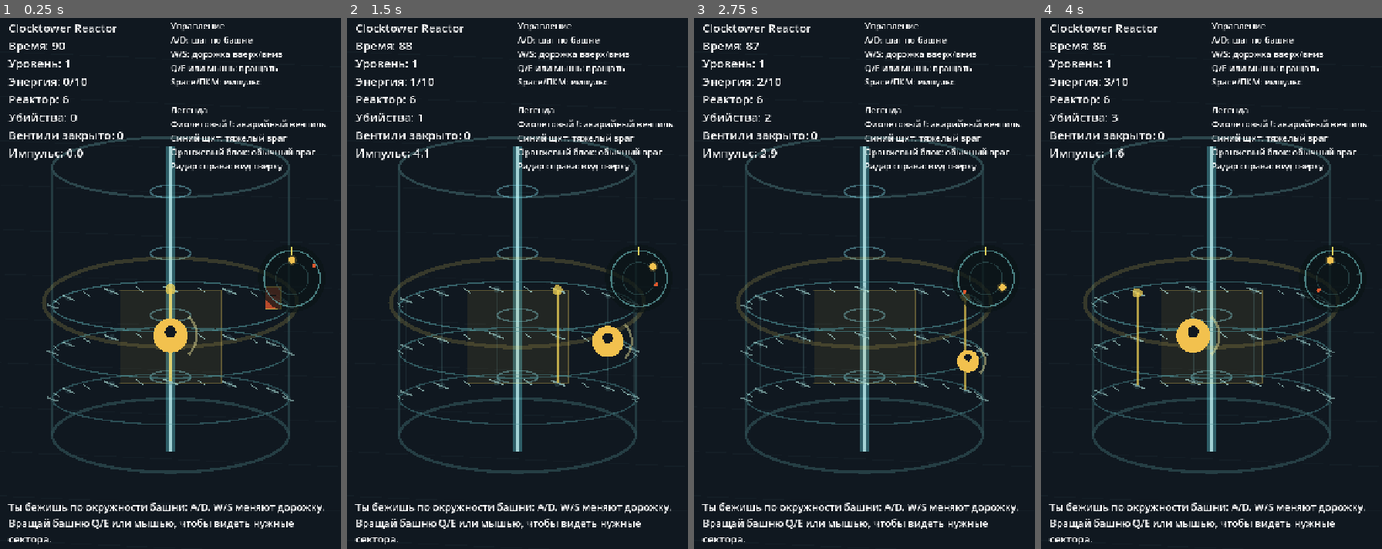
Above: before the commit, frames 1-4 (left to right).
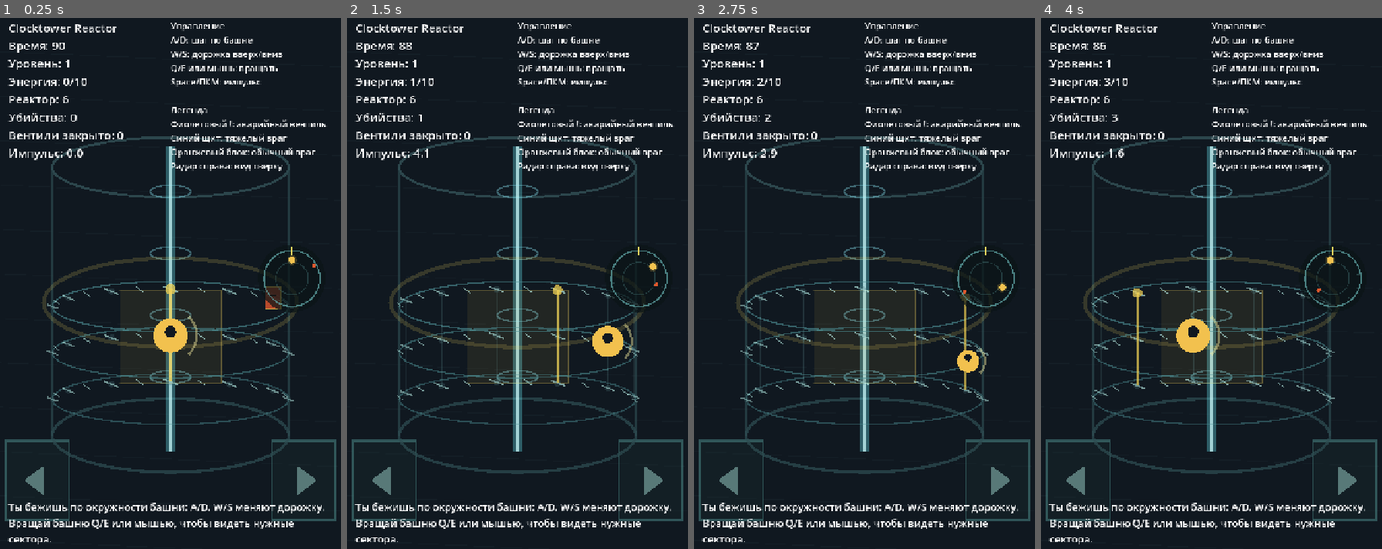
Above: after the commit, the same moments.

Repository: GeorgeYahontov/clocktower-reactor
Game: Godot game, scene res://scenes/Main.tscn
The game is run twice, just before and just after one commit, with the same random seed, the same clock (stepped at 60 frames per second) and the same inputs.
Inputs (mouse positions are in pixels of both pictures, inside the frame that each line leads up to):
- Up to frame 1 (0.25 s): no input
- Up to frame 2 (1.5 s): tap Enter at 0.5 s; move the mouse to (592, 288) at 0.52 s; hold D (move_right) 0.53-1.25 s; tap Space (pulse) at 0.6 s; click (592, 288) at 0.67 s; drag from (449, 347) to (500, 442) at 1.27 s
- Up to frame 3 (2.75 s): move the mouse to (898, 182) at 2.02 s; hold D (move_right) from 2.03 s (still down); tap Space (pulse) at 2.1 s
- Up to frame 4 (4 s): release D (move_right) at 2.75 s; drag from (1194, 442) to (1105, 225) at 2.77 s; move the mouse to (1317, 410) at 3.52 s; hold A (move_left) from 3.53 s (still down); tap Space (pulse) at 3.6 s

The runs differ from the first frame. In frame 1, 1.0% of the frame differs, in the area x 1-99%, y 79-95%; in frame 2, 1.0%; in frame 3, 1.0%; in frame 4, 1.0%.

Commit message:
Add gameplay event feedback

Diff:
--- a/scripts/presentation/TowerRenderer.gd
+++ b/scripts/presentation/TowerRenderer.gd
@@ -14,6 +14,7 @@
 		return
 
 	_draw_background()
+	_draw_touch_zones()
 	_draw_reactor_status_glow()
 	_draw_tower_shell()
 	_draw_front_work_zone()
@@ -25,12 +26,35 @@
 	_draw_vents()
 	_draw_energy_pulses()
 	_draw_pulse_effects()
+	_draw_event_flashes()
 	_draw_shot_traces()
 	_draw_enemies()
 	_draw_player()
 	_draw_radar()
 	_draw_result_overlay()
 
+func _draw_touch_zones() -> void:
+	var viewport_size: Vector2 = get_viewport_rect().size
+	var zone_top := viewport_size.y * 0.70
+	var zone_height := 164.0
+	var left_rect := Rect2(Vector2(18.0, zone_top), Vector2(132.0, zone_height))
+	var right_rect := Rect2(Vector2(viewport_size.x - 150.0, zone_top), Vector2(132.0, zone_height))
+	_draw_touch_zone(left_rect, -1)
+	_draw_touch_zone(right_rect, 1)
+
+func _draw_touch_zone(rect: Rect2, direction: int) -> void:
+	var fill := Color(0.10, 0.18, 0.19, 0.32)
+	var border := Color(0.42, 0.78, 0.76, 0.34)
+	draw_rect(rect, fill, true)
+	draw_rect(rect, border, false, 3.0)
+	var center := rect.get_center()
+	var arrow_width := 28.0 * float(direction)
+	var points := PackedVector2Array([
+		center + Vector2(arrow_width, 0.0),
+		center + Vector2(-arrow_width * 0.45, -30.0),
+		center + Vector2(-arrow_width * 0.45, 30.0)
+	])
+	draw_colored_polygon(points, Color(0.72, 0.96, 0.92, 0.42))
 func _draw_background() -> void:
 	draw_rect(Rect2(Vector2.ZERO, get_viewport_rect().size), Color("#101820"))
 	for i in 12:
@@ -205,6 +229,21 @@
 		draw_arc(projected["position"], radius, 0.0, TAU, 48, Color(0.52, 1.0, 0.78, alpha * projected["alpha"]), 8.0)
 		draw_circle(projected["position"], 18.0 * projected["scale"], Color(0.52, 1.0, 0.78, 0.32 * alpha))
 
+func _draw_event_flashes() -> void:
+	for flash in state.event_flashes:
+		var projected: Dictionary = projector.project(int(flash["sector"]), int(flash["lane"]), state.tower_rotation, state.config.sector_count)
+		if not projected["front"]:
+			continue
+		var progress: float = 1.0 - clampf(float(flash["ttl"]) / float(flash["life"]), 0.0, 1.0)
+		var alpha: float = 1.0 - progress
+		var radius: float = lerpf(20.0, 86.0, progress) * projected["scale"]
+		var color := Color(0.95, 0.20, 0.14, alpha * projected["alpha"])
+		if String(flash["kind"]) == "repair":
+			color = Color(0.35, 1.0, 0.68, alpha * projected["alpha"])
+		elif String(flash["kind"]) == "upgrade":
+			color = Color(0.95, 0.78, 0.28, alpha * projected["alpha"])
+		draw_arc(projected["position"], radius, 0.0, TAU, 48, color, 7.0)
+		draw_circle(projected["position"], 14.0 * projected["scale"], Color(color.r, color.g, color.b, 0.24 * alpha))
 func _draw_player() -> void:
 	var projected: Dictionary = projector.project(state.player_sector, state.player_lane, state.tower_rotation, state.config.sector_count)
 	var position: Vector2 = projected["position"]
--- a/scripts/simulation/GameState.gd
+++ b/scripts/simulation/GameState.gd
@@ -26,6 +26,7 @@
 var shot_traces: Array[Dictionary] = []
 var energy_pulses: Array[Dictionary] = []
 var pulse_effects: Array[Dictionary] = []
+var event_flashes: Array[Dictionary] = []
 
 var _spawn_timer := 0.0
 var _shot_timer := 0.0
@@ -52,6 +53,7 @@
 	shot_traces.clear()
 	energy_pulses.clear()
 	pulse_effects.clear()
+	event_flashes.clear()
 	_spawn_timer = 0.2
 	_shot_timer = 0.35
 	_vent_timer = 7.0
@@ -154,6 +156,13 @@
 			continue
 		applied_upgrades.append(upgrade_id)
 		_apply_upgrade_effect(upgrade)
+		event_flashes.append({
+			"kind": "upgrade",
+			"sector": player_sector,
+			"lane": player_lane,
+			"ttl": 0.70,
+			"life": 0.70
+		})
 		pending_upgrade_choices.clear()
 		return
 
@@ -233,6 +242,13 @@
 	for enemy in enemies:
 		if enemy.sector == player_sector and enemy.lane == player_lane:
 			enemy.hp = 0
+			event_flashes.append({
+				"kind": "damage",
+				"sector": player_sector,
+				"lane": player_lane,
+				"ttl": 0.55,
+				"life": 0.55
+			})
 			reactor_integrity -= config.enemy_contact_damage
 			if reactor_integrity <= 0:
 				run_status = "defeat"
@@ -241,6 +257,13 @@
 	for vent in vents:
 		vent.tick(delta)
 		if not vent.active and vent.ttl <= 0.0:
+			event_flashes.append({
+				"kind": "damage",
+				"sector": vent.sector,
+				"lane": vent.lane,
+				"ttl": 0.70,
+				"life": 0.70
+			})
 			reactor_integrity -= config.vent_damage
 			vent.ttl = 999.0
 			if reactor_integrity <= 0:
@@ -262,6 +285,13 @@
 		return
 	vent.active = false
 	repaired_vents += 1
+	event_flashes.append({
+		"kind": "repair",
+		"sector": vent.sector,
+		"lane": vent.lane,
+		"ttl": 0.65,
+		"life": 0.65
+	})
 	energy_pulses.append({
 		"sector": vent.sector,
 		"lane": vent.lane,
@@ -292,6 +322,12 @@
 		pulse["ttl"] = float(pulse["ttl"]) - delta
 	pulse_effects = pulse_effects.filter(func(pulse: Dictionary) -> bool:
 		return float(pulse["ttl"]) > 0.0
+	)
+
+	for flash in event_flashes:
+		flash["ttl"] = float(flash["ttl"]) - delta
+	event_flashes = event_flashes.filter(func(flash: Dictionary) -> bool:
+		return float(flash["ttl"]) > 0.0
 	)
 
 func _apply_upgrade_effect(upgrade: Dictionary) -> void:
Not shown, changed: docs/00-devlog.md
Not shown, changed: docs/05-current-gameplay.md
